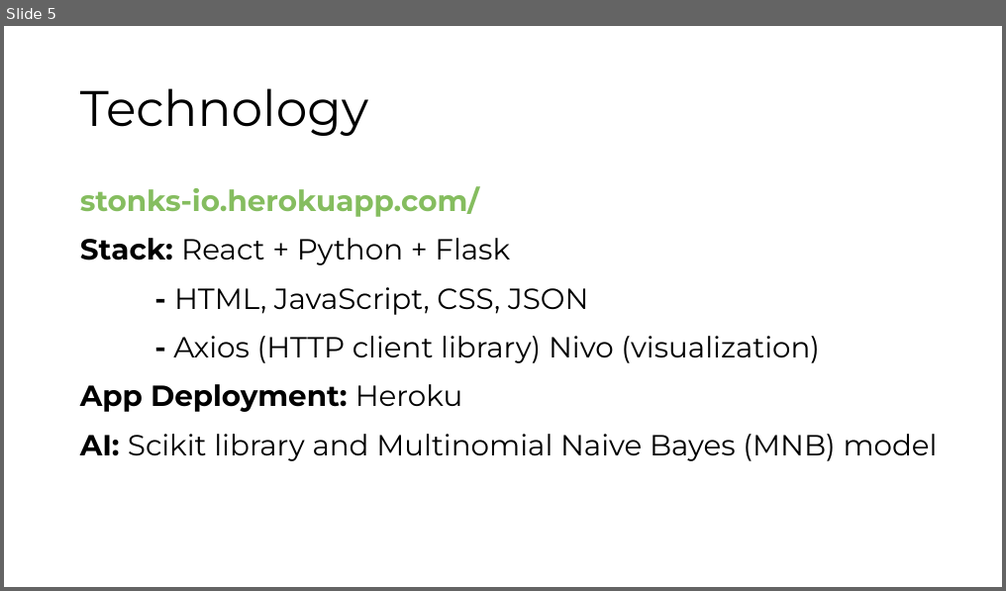
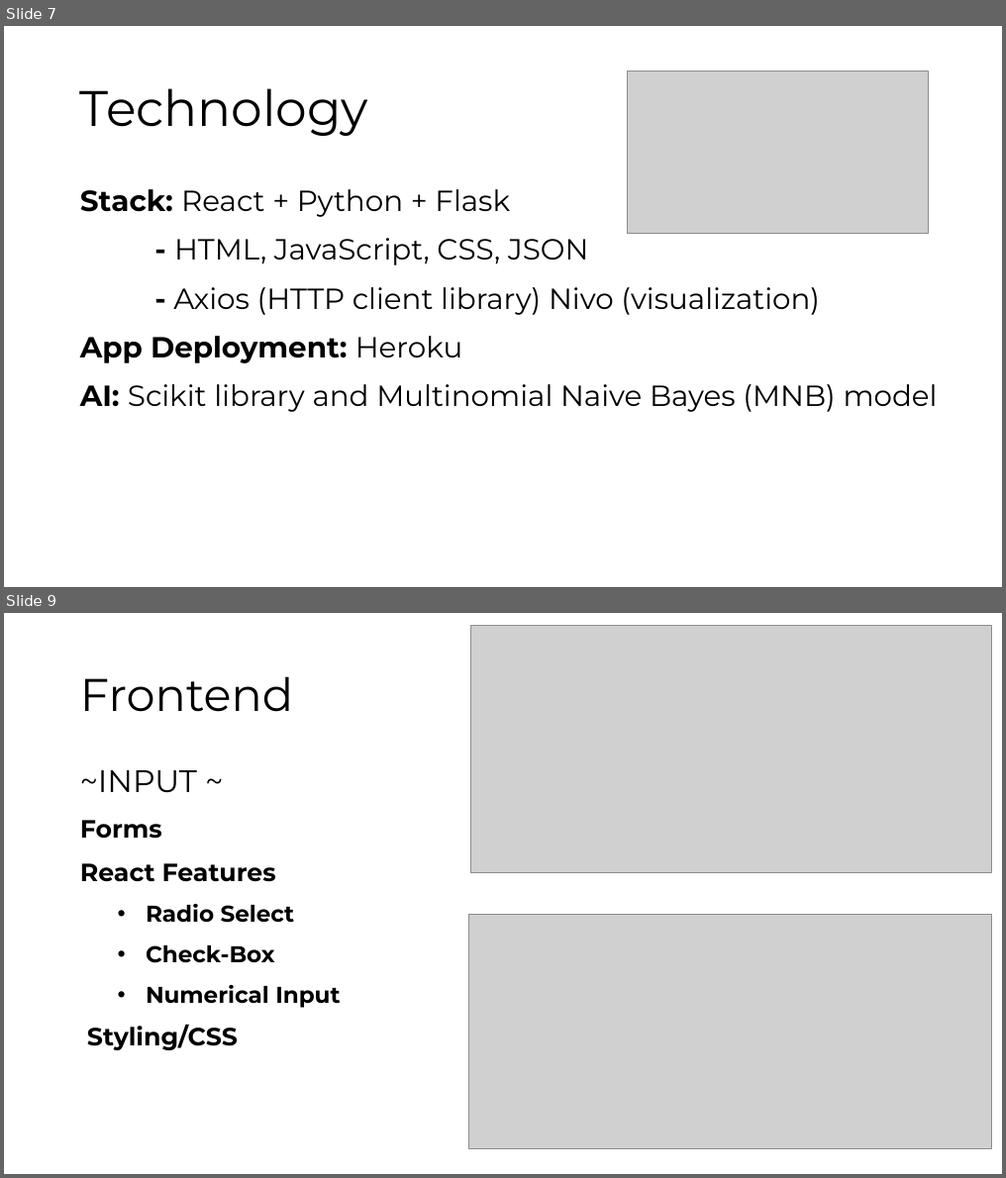
Before and after one commit to shawnjacobsen/hackOHIO-2020, a slide deck: hackOHIO-2020.pptx. Shown one above the other, each under a label of ours: slide 5 before the commit, slides 7 and 9 after it; the slides between them are not shown. The pictures are 1006x591 and 1006x1178 pixels, drawn with LibreOffice and Linux fonts; fonts in the diff are those of the drawing; grey boxes stand for pictures. Boxes give left, top, right and bottom in pixels: in the first picture for what was removed or moved away, otherwise in the second. Text is boxed around its words. In the diff, an @@ line names an element or a change of style, - is before the commit and + after.

```diff
--- a/hackOHIO-2020.pptx
+++ b/hackOHIO-2020.pptx
@@ slide 9 added at [4, 613, 1002, 1174], background #FFFFFF @@
@@ picture added at [471, 626, 992, 872] @@
@@ title added at [80, 676, 293, 712], 44 pt, text #000000 @@
+Frontend
@@ text added at [80, 770, 340, 1051], 22 pt, text #000000, bold @@
+~INPUT ~
+  Forms
+  React Features
+      • Radio Select
+      • Check-Box
+      • Numerical Input
+  Styling/CSS
@@ picture added at [469, 915, 992, 1149] @@
@@ what was slide 5 is now slide 7 @@
@@ slide 7 changed as well @@
@@ picture added at [628, 72, 930, 234] @@
@@ text at [80, 186, 479, 217]: paragraph removed @@
-stonks-io.herokuapp.com/
```
Also in this commit, not shown: 2 other slides changed, 17 other slides added, 2 slides removed.
